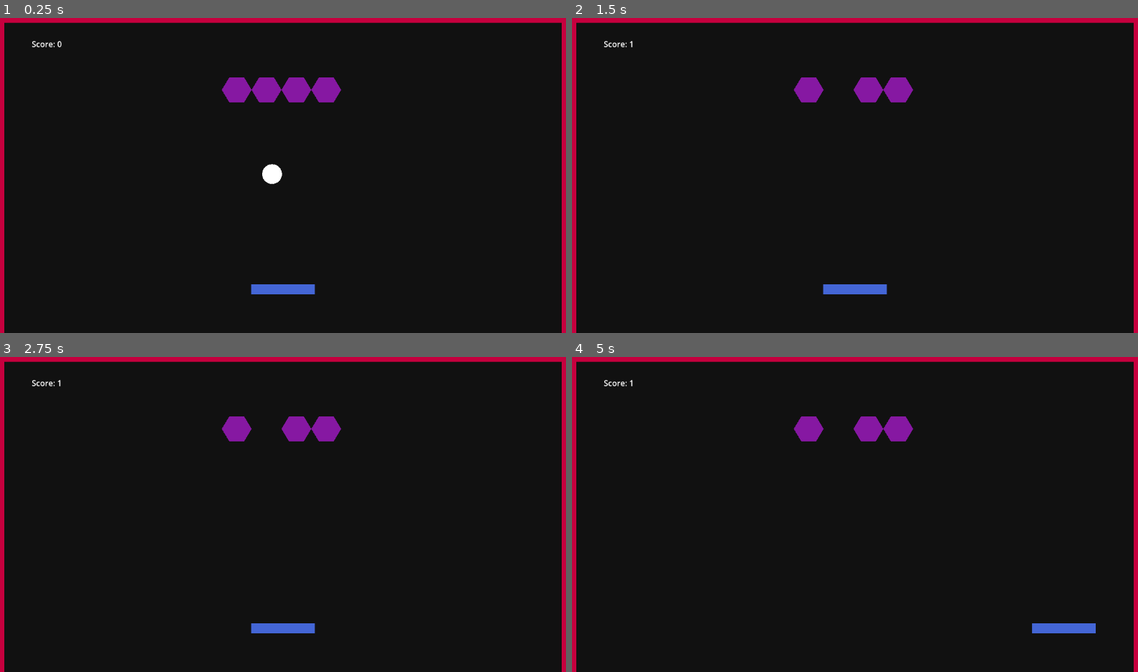
Above: before the commit, frames 1-4 (two rows, left to right).
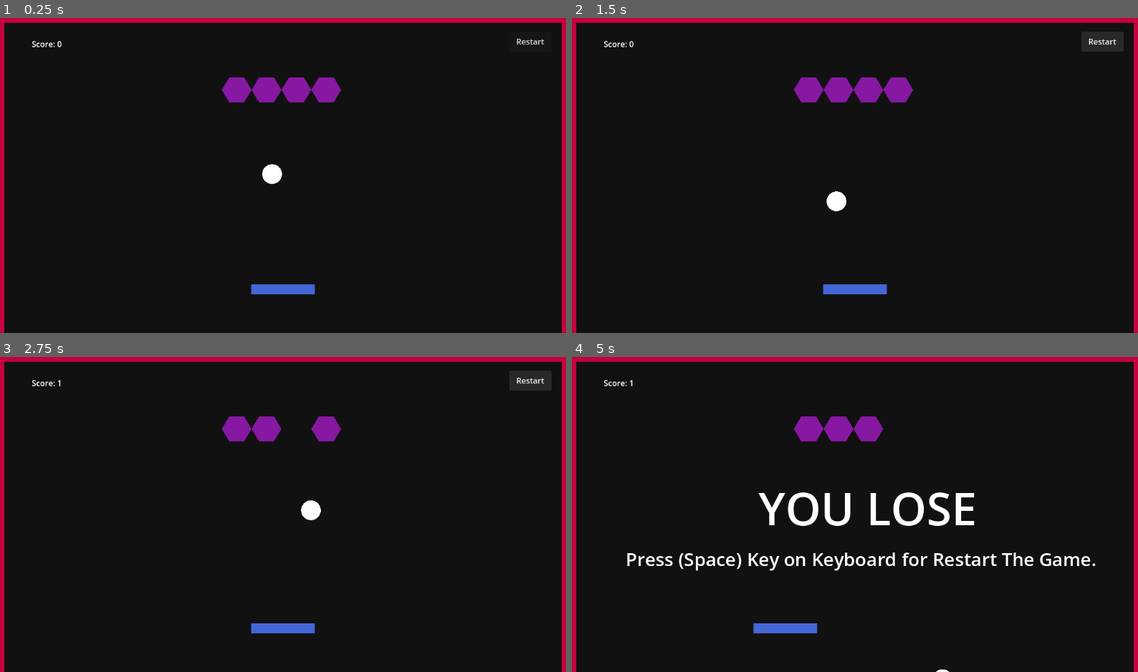
Above: after the commit, the same moments.

Repository: raykkun/Ball-Destroyer-With-Godot
Game: Godot game, scene res://Scene/root.tscn
The game is run twice, just before and just after one commit, with the same random seed, the same clock (stepped at 60 frames per second) and the same inputs.
Inputs (mouse positions are in pixels of both pictures, inside the frame that each line leads up to):
- Up to frame 1 (0.25 s): no input
- Up to frame 2 (1.5 s): click (1104, 43) at 0.5 s, where only the run after the commit has a clickable "Restart"; click (1104, 43) at 1.25 s, where only the run after the commit has a clickable "Restart"
- Up to frame 3 (2.75 s): click (532, 382) at 2 s, where only the run after the commit has a clickable "Restart"
- Up to frame 4 (5 s): hold D (move_right) 2.78-3.53 s; tap Space (restart, bound only after the commit) at 3.5 s; hold A (move_left) 3.53-4.28 s; hold D (move_right) from 4.28 s (still down)

The runs differ from the first frame. In frame 1, less than 0.1% of the frame differs, in the area x 91-97%, y 6-9%; in frame 2, 0.6%; in frame 3, 0.9%; in frame 4, 4.4%, in the area x 9-93%, y 18-100%.

Commit message:
updates project

Diff:
--- a/Scene/ball.tscn
+++ b/Scene/ball.tscn
@@ -20,3 +20,5 @@
 mesh = SubResource("SphereMesh_0wd17")
 
 [node name="VisibleOnScreenNotifier2D" type="VisibleOnScreenNotifier2D" parent="."]
+
+[connection signal="screen_exited" from="VisibleOnScreenNotifier2D" to="." method="_on_visible_on_screen_notifier_2d_screen_exited"]
--- a/Scene/root.tscn
+++ b/Scene/root.tscn
@@ -14,6 +14,7 @@
 offset_right = 1160.0
 offset_bottom = 664.0
 color = Color(0.067437746, 0.06743774, 0.06743772, 1)
+metadata/_edit_use_anchors_ = true
 
 [node name="Wall" type="StaticBody2D" parent="."]
 
@@ -30,19 +31,19 @@
 [node name="Ball" parent="." instance=ExtResource("2_eglco")]
 position = Vector2(573, 477)
 
-[node name="Brick" parent="." instance=ExtResource("3_2m03i")]
+[node name="Bricks" type="Node" parent="."]
+
+[node name="Brick" parent="Bricks" instance=ExtResource("3_2m03i")]
 position = Vector2(483, 159)
 
-[node name="Brick2" parent="." instance=ExtResource("3_2m03i")]
+[node name="Brick2" parent="Bricks" instance=ExtResource("3_2m03i")]
 position = Vector2(543, 159)
 
-[node name="Brick3" parent="." instance=ExtResource("3_2m03i")]
+[node name="Brick3" parent="Bricks" instance=ExtResource("3_2m03i")]
 position = Vector2(603, 159)
 
-[node name="Brick4" parent="." instance=ExtResource("3_2m03i")]
+[node name="Brick4" parent="Bricks" instance=ExtResource("3_2m03i")]
 position = Vector2(663, 159)
-
-[node name="Bricks" type="Node" parent="."]
 
 [node name="ScoreLabel" type="Label" parent="."]
 offset_left = 71.0
@@ -62,3 +63,40 @@
 text = "YOU WIN"
 horizontal_alignment = 1
 vertical_alignment = 1
+
+[node name="LoseLabel" type="Label" parent="."]
+visible = false
+offset_left = 382.0
+offset_top = 255.0
+offset_right = 784.0
+offset_bottom = 380.0
+size_flags_horizontal = 4
+theme_override_font_sizes/font_size = 91
+text = "YOU LOSE"
+horizontal_alignment = 1
+vertical_alignment = 1
+
+[node name="PressSpace" type="Label" parent="."]
+visible = false
+anchors_preset = 5
+anchor_left = 0.5
+anchor_right = 0.5
+offset_left = 115.0
+offset_top = 395.0
+offset_right = 1061.0
+offset_bottom = 446.0
+grow_horizontal = 2
+pivot_offset = Vector2(99, -242)
+size_flags_horizontal = 4
+theme_override_font_sizes/font_size = 37
+text = "Press (Space) Key on Keyboard for Restart The Game."
+
+[node name="Button" type="Button" parent="."]
+offset_left = 1031.0
+offset_top = 42.0
+offset_right = 1116.0
+offset_bottom = 82.0
+text = "Restart"
+
+[connection signal="ball_exited" from="Ball" to="." method="_on_ball_ball_exited"]
+[connection signal="pressed" from="Button" to="." method="_on_button_pressed"]
--- a/Scripts/ball.gd
+++ b/Scripts/ball.gd
@@ -2,6 +2,8 @@
 
 const SPEED : float = 600.0
 var direction = Vector2.ZERO
+
+signal ball_exited
 
 func _ready() -> void:
 	randomize_direction()
@@ -21,3 +23,8 @@
 	direction = Vector2(
 		randf_range(-1.0, 1-0), -1
 	).normalized()
+
+
+
+func _on_visible_on_screen_notifier_2d_screen_exited() -> void:
+	ball_exited.emit()
--- a/Scripts/root.gd
+++ b/Scripts/root.gd
@@ -1,6 +1,7 @@
 extends Node2D
 var score = 0
 var brick_count = 0
+var game_over = false
 
 func _ready() -> void:
 	brick_count = get_tree().get_nodes_in_group("brick").size()
@@ -9,6 +10,11 @@
 		brick.destroyed.connect(_on_brick_destroyed)
 
 	update_score()
+
+func _process(delta: float) -> void:
+	if game_over:
+			if Input.is_action_just_pressed("restart"):
+				get_tree().reload_current_scene()
 
 func update_score():
 	$ScoreLabel.text ="Score: " + str(score)
@@ -23,3 +29,19 @@
 		$WinLabel.show()
 		$Ball.set_physics_process(false)
 		$Paddle.set_physics_process(false)
+
+
+func _on_ball_ball_exited() -> void:
+	game_over = true
+
+	$LoseLabel.show()
+	$PressSpace.show()
+	$Ball.set_physics_process(false)
+	$Paddle.set_physics_process(false)
+	$Button.hide()
+
+
+
+
+func _on_button_pressed() -> void:
+	get_tree().reload_current_scene()
--- a/project.godot
+++ b/project.godot
@@ -31,6 +31,11 @@
 "events": [Object(InputEventKey,"resource_local_to_scene":false,"resource_name":"","device":-1,"window_id":0,"alt_press …(192 unchanged characters)…
 ]
 }
+restart={
+"deadzone": 0.2,
+"events": [Object(InputEventKey,"resource_local_to_scene":false,"resource_name":"","device":-1,"window_id":0,"alt_pressed":false,"shift_pressed":false,"ctrl_pressed":false,"meta_pressed":false,"pressed":false,"keycode":0,"physical_keycode":32,"key_label":0,"unicode":32,"location":0,"echo":false,"script":null)
+]
+}
 
 [rendering]
 
